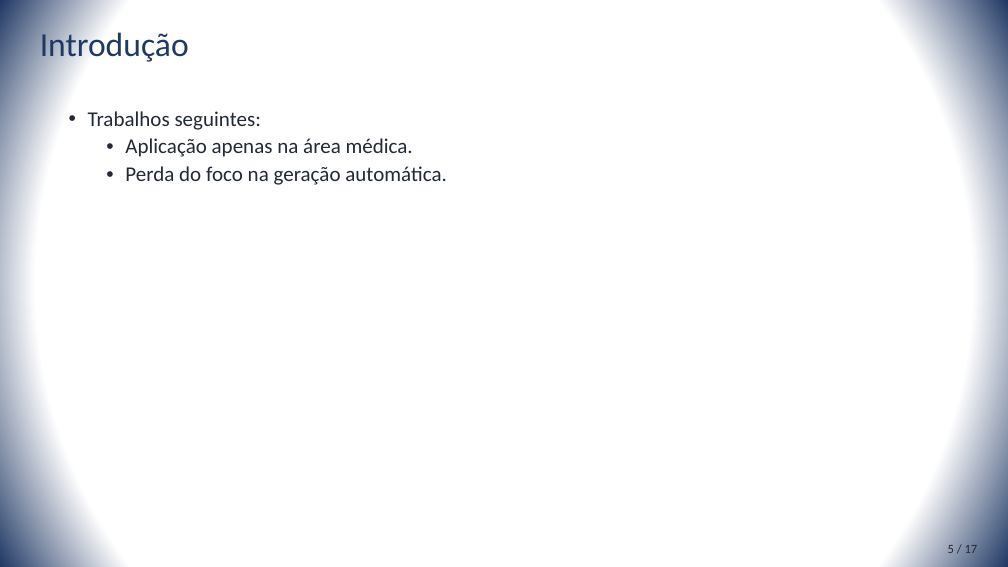
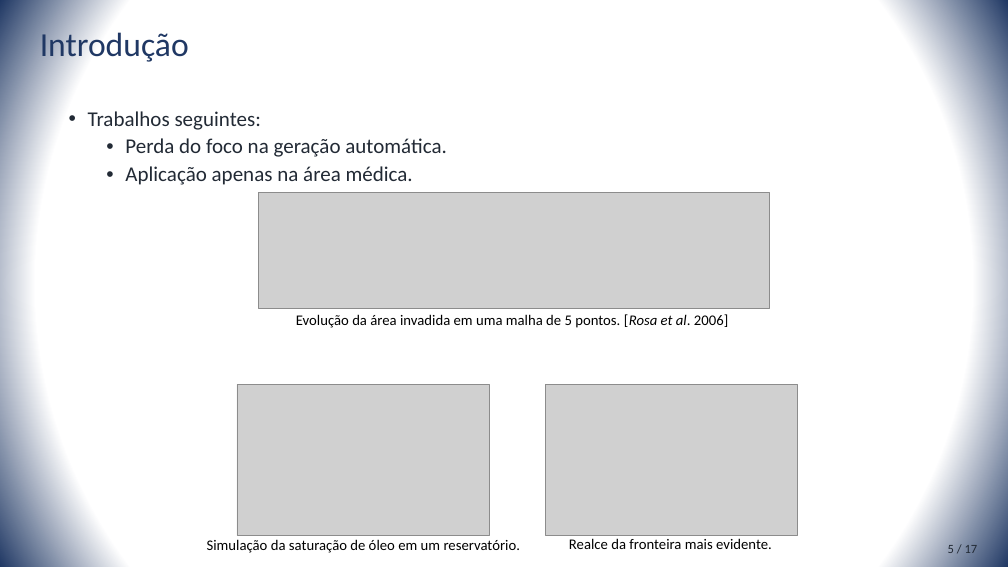
Before and after one commit to rustanitu/atfgtex, a slide deck: slide 5 of presentation/presentation.pptm. Drawn at 1008x567 pixels with LibreOffice and Linux fonts; fonts in the diff are those of the drawing; grey boxes stand for pictures. Boxes give left, top, right and bottom in pixels: in the first picture for what was removed or moved away, otherwise in the second. Text is boxed around its words. In the diff, an @@ line names an element or a change of style, - is before the commit and + after.

```diff
--- a/presentation/presentation.pptm
+++ b/presentation/presentation.pptm
@@ text at (125,138,447,157): paragraph added @@
+  • Perda do foco na geração automática.
@@ text at (125,166,447,185): paragraph removed @@
-  • Perda do foco na geração automática.
@@ picture added at (258,193,770,308) @@
@@ text added at (296,314,728,328), 14 pt, text #000000 @@
+Evolução da área invadida em uma malha de 5 pontos. [Rosa et al. 2006]
@@ picture added at (237,385,489,536) @@
@@ picture added at (546,385,799,536) @@
@@ text added at (207,539,520,553), 14 pt, text #000000 @@
+Simulação da saturação de óleo em um reservatório.
@@ text added at (569,538,772,549), 14 pt, text #000000 @@
+Realce da fronteira mais evidente.
```
Also in this commit, not shown: 1 other slide changed, 2 slides added, 1 other file.
